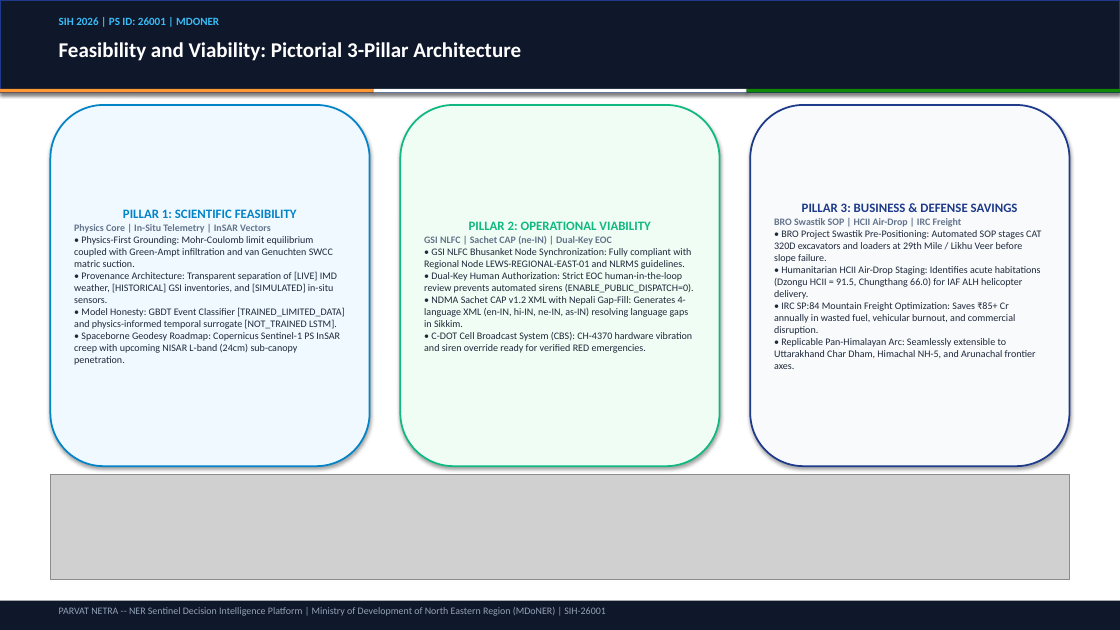
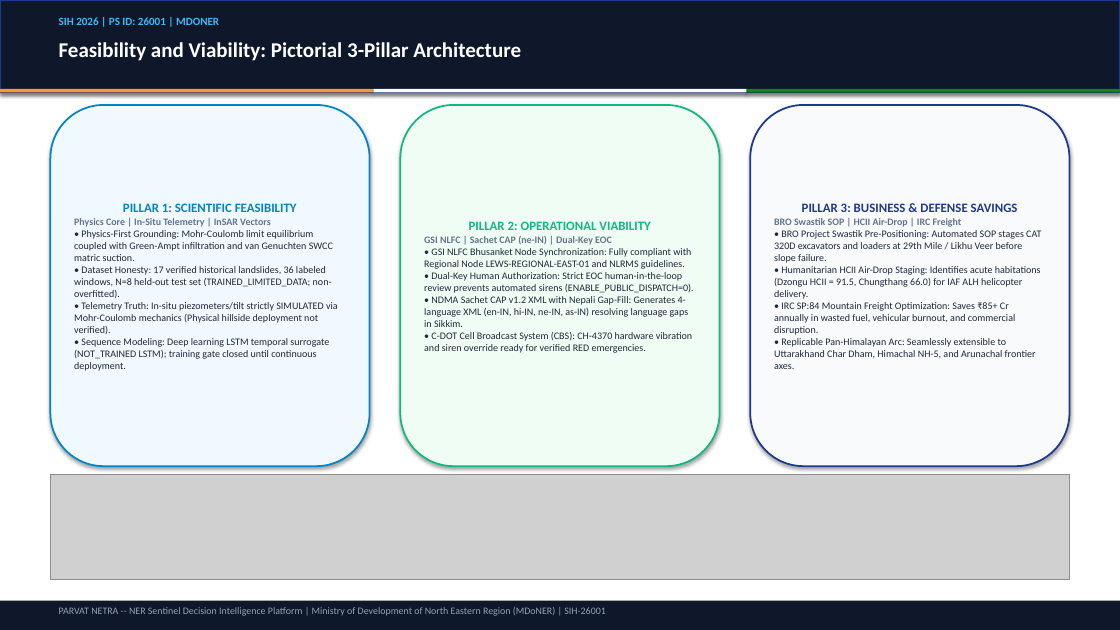
Before and after one commit to dimpu-sashank2008/parvatnetra, a slide deck: slide 4 of docs/PARVAT_NETRA_SIH_Winning_Deck.pptx. Drawn at 1120x630 pixels with LibreOffice and Linux fonts; fonts in the diff are those of the drawing; grey boxes stand for pictures. Boxes give left, top, right and bottom in pixels: in the first picture for what was removed or moved away, otherwise in the second. Text is boxed around its words. In the diff, an @@ line names an element or a change of style, - is before the commit and + after.

```diff
--- a/docs/PARVAT_NETRA_SIH_Winning_Deck.pptx
+++ b/docs/PARVAT_NETRA_SIH_Winning_Deck.pptx
@@ text in rounded rectangle at (74, 266, 338, 371): text changed @@
-• Provenance Architecture: Transparent separation of [LIVE] IMD weather, [HISTORICAL] GSI inventories, and [SIMULATED] in-situ sensors.
-• Model Honesty: GBDT Event Classifier [TRAINED_LIMITED_DATA] and physics-informed temporal surrogate [NOT_TRAINED LSTM].
-• Spaceborne Geodesy Roadmap: Copernicus Sentinel-1 PS InSAR creep with upcoming NISAR L-band (24cm) sub-canopy penetration.
+• Dataset Honesty: 17 verified historical landslides, 36 labeled windows, N=8 held-out test set (TRAINED_LIMITED_DATA; non-overfitted).
+• Telemetry Truth: In-situ piezometers/tilt strictly SIMULATED via Mohr-Coulomb mechanics (Physical hillside deployment not verified).
+• Sequence Modeling: Deep learning LSTM temporal surrogate (NOT_TRAINED LSTM); training gate closed until continuous deployment.
```
Also in this commit, not shown: 1 other slide changed, 16 other files.
